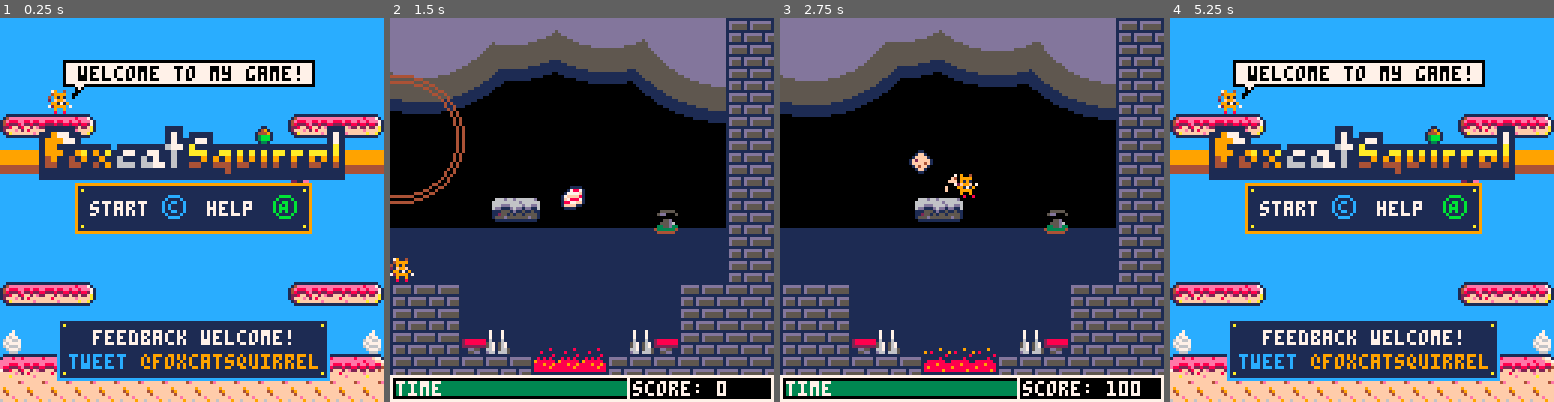
Above: before the commit, frames 1-4 (left to right).
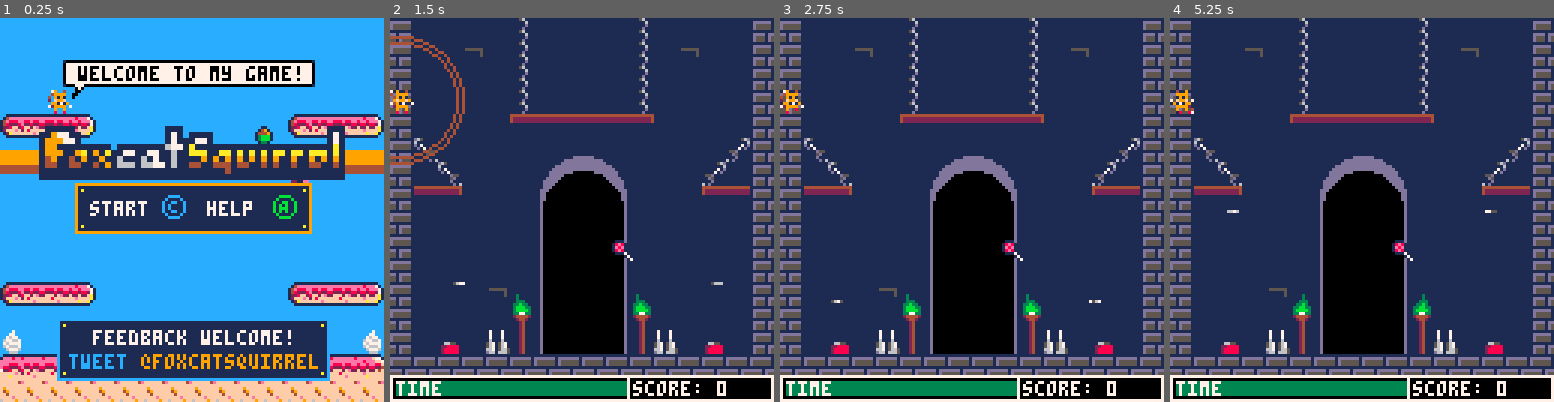
Above: after the commit, the same moments.

Repository: daddynewts/foxcatsquirrel
Game: PICO-8 cartridge foxcatsquirrel.p8
The game is run twice, just before and just after one commit, with the same random seed, the same clock (stepped at 60 frames per second) and the same inputs.
Inputs:
- Up to frame 1 (0.25 s): no input
- Up to frame 2 (1.5 s): tap X (X key) at 0.33, 1.07 s; tap O (Z key) at 0.7 s
- Up to frame 3 (2.75 s): hold Right 1.6-2.1 s; tap O (Z key) at 1.7, 2.1, 2.5 s; tap X (X key) at 1.85 s; hold Right from 2.47 s (still down)
- Up to frame 4 (5.25 s): tap O (Z key) every 0.4 s from 2.9 to 4.9 s; tap X (X key) at 2.97, 4.08, 5.2 s; release Right at 3.03 s; hold Left 3.08-3.58 s; hold Down 3.63-3.97 s; hold Right 4.02-4.68 s; hold Left from 5.08 s (still down)

The runs differ from the first frame. In frame 1, less than 0.1% of the frame differs, in the area x 16-83%, y 10-18%; in frame 2, 61%; in frame 3, 62%; in frame 4, 86%, in the area x 0-100%, y 0-100%.

Commit message:
2nd music update
So the music doesn't come from nowhere so much

Diff:
--- a/foxcatsquirrel.p8
+++ b/foxcatsquirrel.p8
@@ -8,7 +8,7 @@
 
 function _init()
 
- level=2 -- def 0, playground 5
+ level=3 -- def 0, playground 5
  count=0
  points=0
  addfood=1 -- 7 for instant enemy on l1
Not shown, changed: the sound effects (__sfx__) section of foxcatsquirrel.p8
